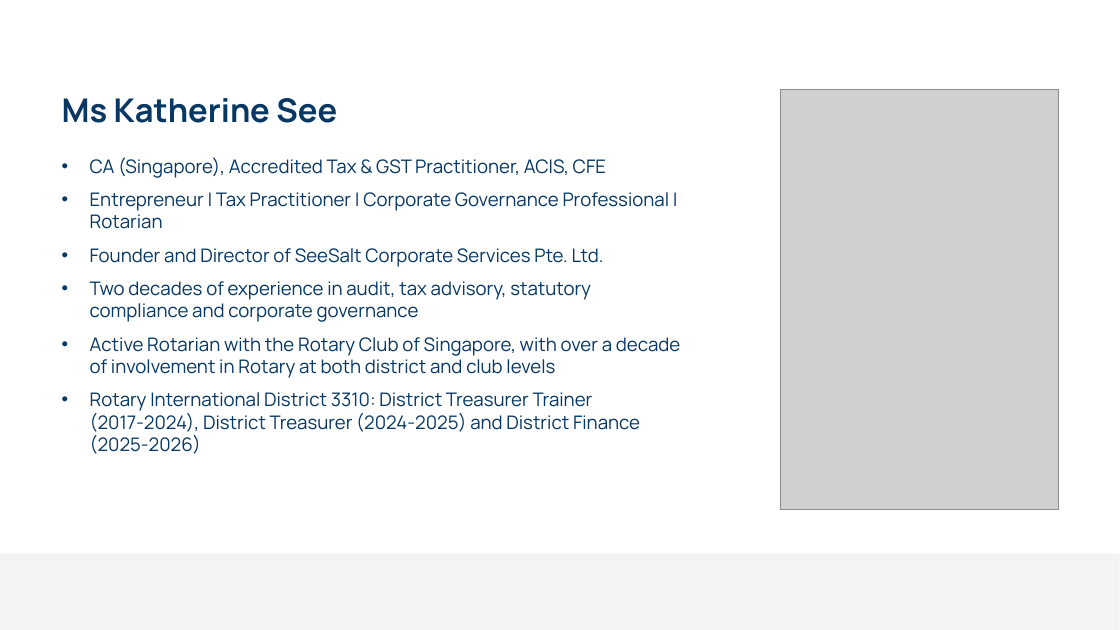
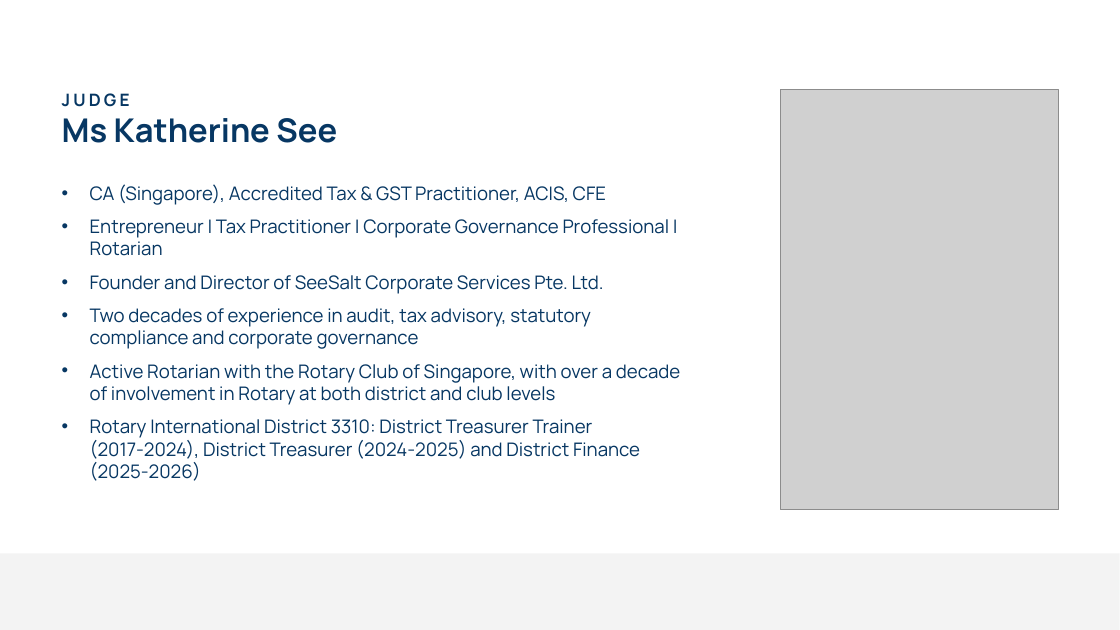
Before and after one commit to itzpranav101/rooted-sg, a slide deck: slide 3 of deliverables/RWCC 2026 - Student Conf (formatted).pptx (slide 2 before the commit). Drawn at 1120x630 pixels with LibreOffice and Linux fonts; fonts in the diff are those of the drawing; grey boxes stand for pictures; background and template pictures are left out. Boxes give left, top, right and bottom in pixels: in the first picture for what was removed or moved away, otherwise in the second. Text is boxed around its words. In the diff, an @@ line names an element or a change of style, - is before the commit and + after.

```diff
--- a/deliverables/RWCC 2026 - Student Conf (formatted).pptx
+++ b/deliverables/RWCC 2026 - Student Conf (formatted).pptx
@@ text at [62,93,130,107]: paragraph added @@
+JUDGE
@@ text "CA (Singapore), Accredited Tax & ...": place and size @@
-text "CA (Singapore), Accredited Tax & ..." at [90,157,680,454]
+text "CA (Singapore), Accredited Tax & ..." at [90,184,680,481]
```
Also in this commit, not shown: 4 other slides changed, 1 slide added.
